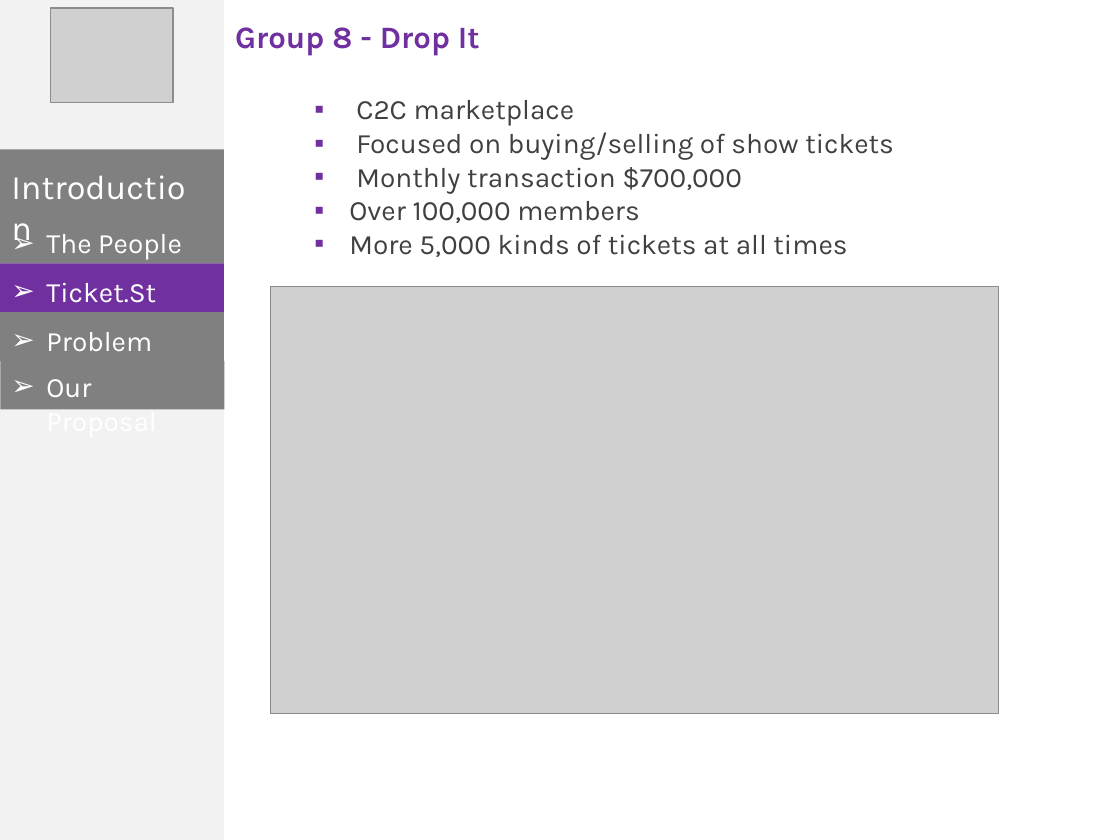
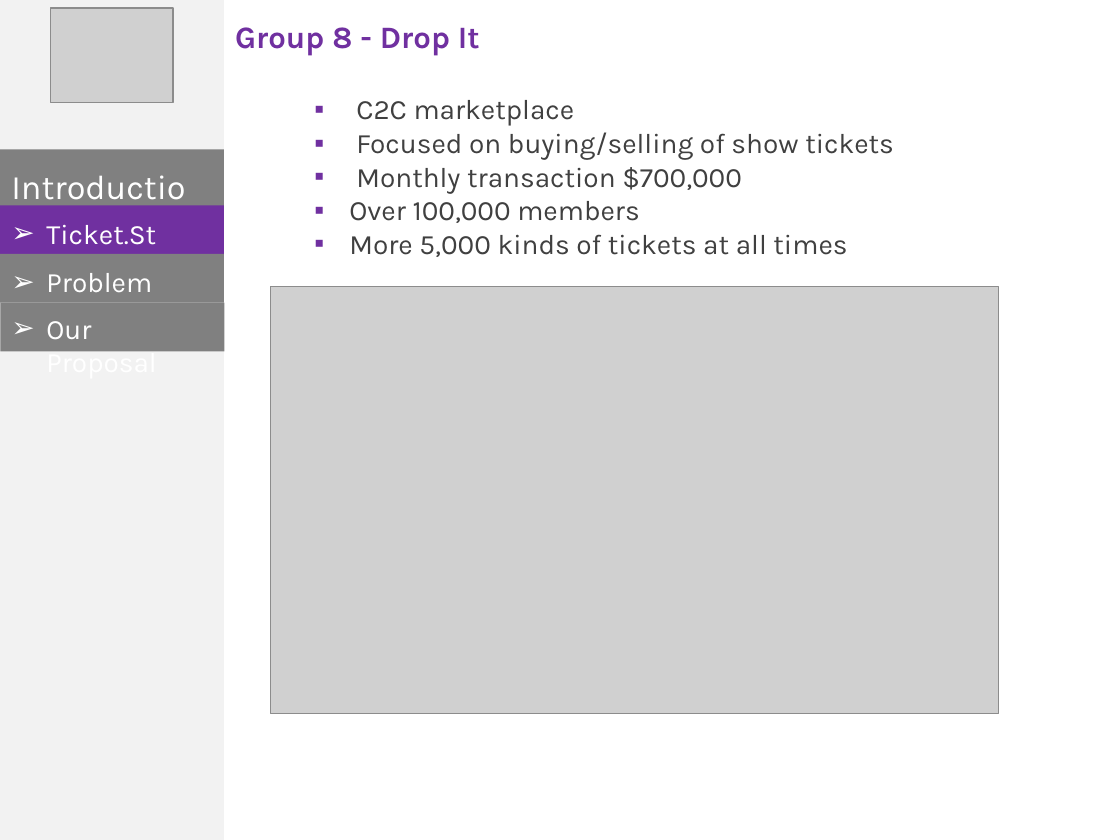
Before and after one commit to phonglk/fptu_capstone, a slide deck: slide 5 of Document/Present.pptx. Drawn at 1120x840 pixels with LibreOffice and Linux fonts; fonts in the diff are those of the drawing; grey boxes stand for pictures. Boxes give left, top, right and bottom in pixels: in the first picture for what was removed or moved away, otherwise in the second. Text is boxed around its words. In the diff, an @@ line names an element or a change of style, - is before the commit and + after.

```diff
--- a/Document/Present.pptx
+++ b/Document/Present.pptx
@@ 3 texts, 2 rectangles: place and size @@
-3 texts, 2 rectangles at bbox=[0, 263, 224, 410]
+3 texts, 2 rectangles at bbox=[0, 205, 224, 352]
@@ text removed at bbox=[46, 234, 182, 260] @@
-➢ The People
@@ rectangle: place and size @@
-rectangle at bbox=[0, 361, 224, 409]
+rectangle at bbox=[0, 254, 224, 302]
@@ rectangle: place and size @@
-rectangle at bbox=[0, 312, 224, 361]
+rectangle at bbox=[0, 302, 224, 351]
```
Also in this commit, not shown: 5 other slides changed.
